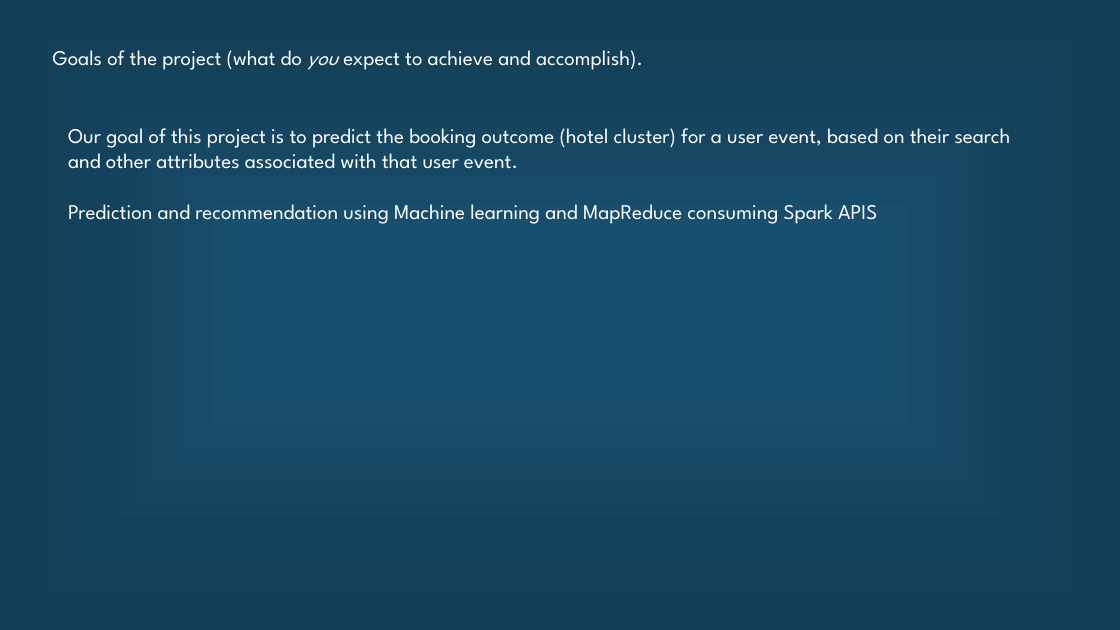
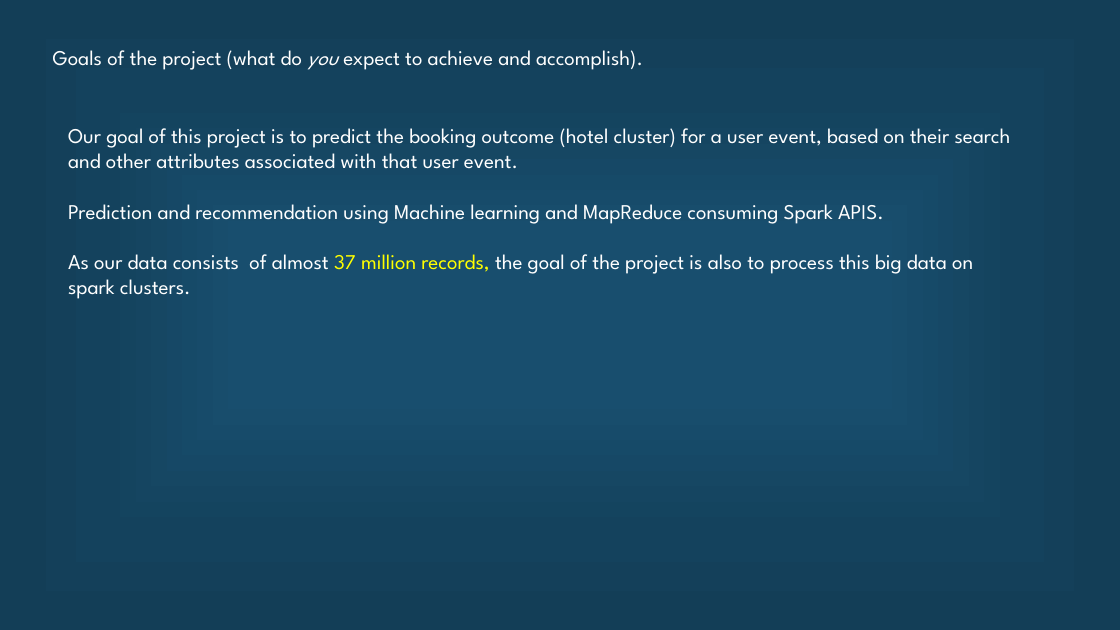
Before and after one commit to Ruchi2729/Scala-Final-Project, a slide deck: slide 8 of Final pre.pptx. Drawn at 1120x630 pixels with LibreOffice and Linux fonts; fonts in the diff are those of the drawing. Boxes give left, top, right and bottom in pixels: in the first picture for what was removed or moved away, otherwise in the second. Text is boxed around its words. In the diff, an @@ line names an element or a change of style, - is before the commit and + after.

Commit message:
Final Project Presentation

```diff
--- a/Final pre.pptx
+++ b/Final pre.pptx
@@ text at [68,204,973,299]: text changed @@
-Prediction and recommendation using Machine learning and MapReduce consuming Spark APIS
+Prediction and recommendation using Machine learning and MapReduce consuming Spark APIS.
+As our data consists of almost 37 million records, the goal of the project is also to process this big data on spark clusters.
```
Also in this commit, not shown: 4 other slides changed, 3 slides added, 3 slides removed, 1 other file.
